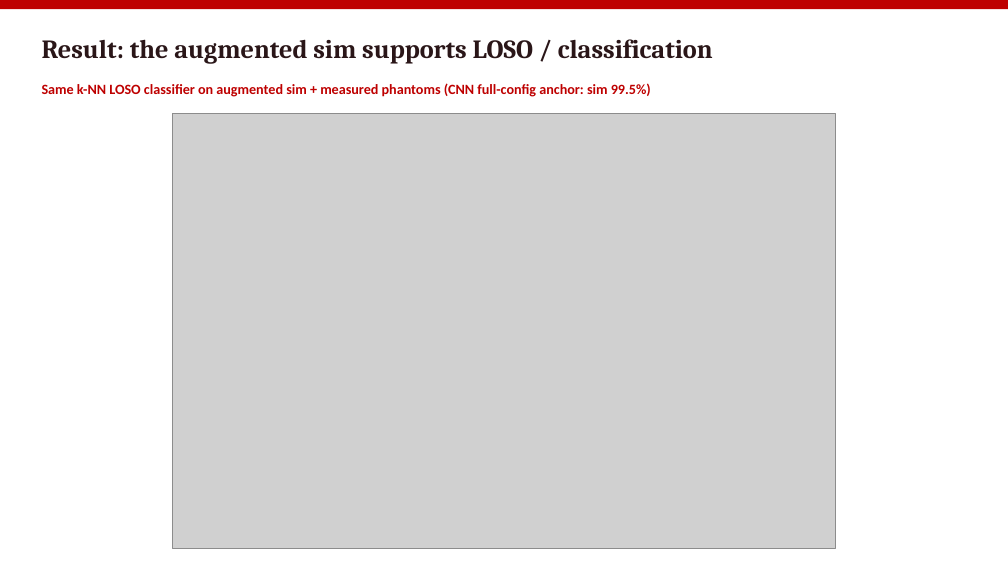
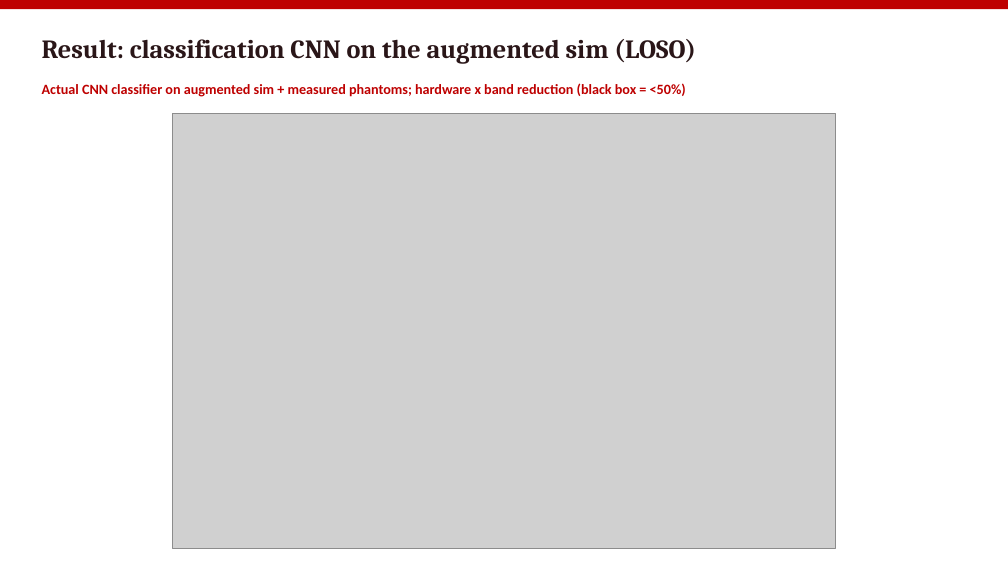
Before and after one commit to pmart1534/microwave-phantom-localization-cnn-mlp, a slide deck: slide 7 of regression_deck/Deck5_Sim_Augmentation.pptx. Drawn at 1008x567 pixels with LibreOffice and Linux fonts; fonts in the diff are those of the drawing; grey boxes stand for pictures. Boxes give left, top, right and bottom in pixels: in the first picture for what was removed or moved away, otherwise in the second. Text is boxed around its words. In the diff, an @@ line names an element or a change of style, - is before the commit and + after.

```diff
--- a/regression_deck/Deck5_Sim_Augmentation.pptx
+++ b/regression_deck/Deck5_Sim_Augmentation.pptx
@@ text at box(42, 39, 696, 64): text changed @@
-Result: the augmented sim supports LOSO / classification
+Result: classification CNN on the augmented sim (LOSO)
@@ text at box(42, 83, 686, 97): text changed @@
-Same k-NN LOSO classifier on augmented sim + measured phantoms (CNN full-config anchor: sim 99.5%)
+Actual CNN classifier on augmented sim + measured phantoms; hardware x band reduction (black box = <50%)
```
Also in this commit, not shown: 1 slide added, 12 other files.
